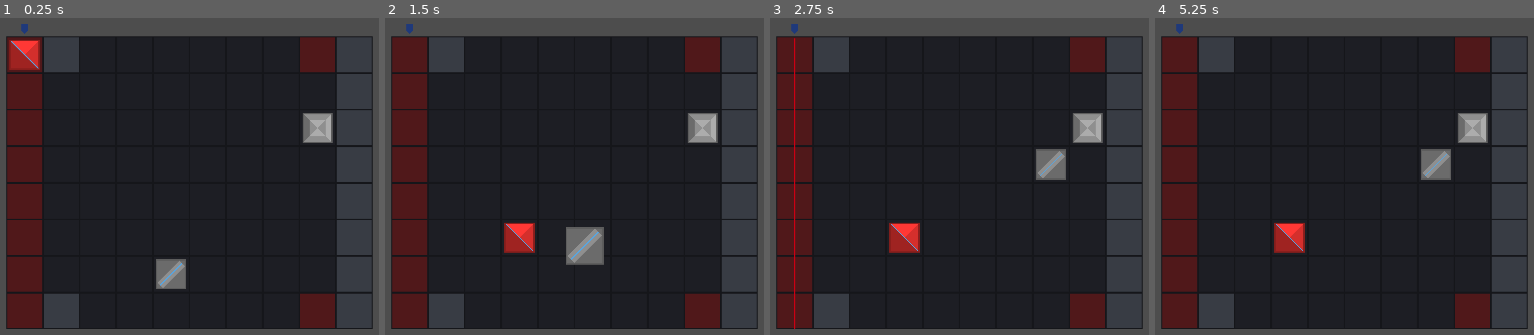
Above: before the commit, frames 1-4 (left to right).
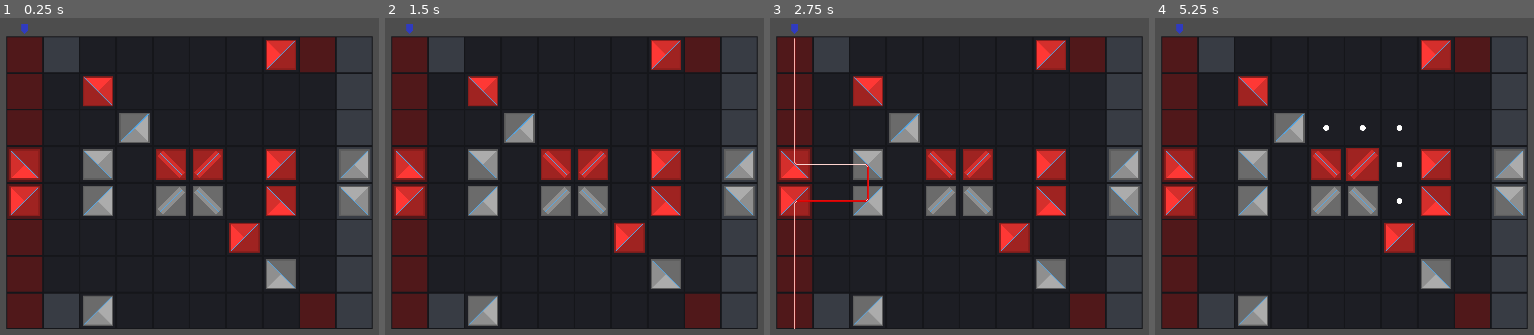
Above: after the commit, the same moments.

Repository: haykh/khet
Game: Godot game, scene res://world.tscn
Two runs of this game, one before a commit and one after it. Both use one fixed random seed, a clock stepped at 60 frames per second and the inputs below.
Inputs (mouse positions are in pixels of both pictures, inside the frame that each line leads up to):
- Up to frame 1 (0.25 s): no input
- Up to frame 2 (1.5 s): tap Enter at 0.5 s; drag from (411, 56) to (555, 274) at 0.52 s; tap Space (fire) at 1.25 s; drag from (555, 274) to (703, 128) at 1.27 s
- Up to frame 3 (2.75 s): hold Space (fire) from 2.03 s (still down); click (1088, 128) at 2.17 s
- Up to frame 4 (5.25 s): release Space (fire) at 2.75 s; tap Enter at 2.75, 4.25 s; drag from (1295, 265) to (1473, 128) at 2.77 s; tap Space (fire) at 3.5, 5 s; move the mouse to (outside the picture) at 3.52 s; hold Space (fire) 3.53-4.25 s; click (outside the picture) at 3.67 s; drag from (outside the picture) to (1473, 128) at 4.27 s; move the mouse to (1374, 173) at 5.02 s; hold Space (fire) from 5.03 s (still down); click (1374, 173) at 5.17 s

The runs differ from the first frame. In frame 1, 16% of the frame differs, in the area x 2-98%, y 1-98%; in frame 2, 17%; in frame 3, 16%; in frame 4, 16%.

Commit message:
legal_moves + better laser

Diff:
--- a/board/board.gd
+++ b/board/board.gd
@@ -10,6 +10,7 @@
 @export_group("Nodes")
 @export var board: BoardShape
 @export var board_tilemap : BoardTilemap
+@export var markers_container: Node2D
 @export var pieces_container: Node2D
 @export var lasers_container: Node2D
 
@@ -30,7 +31,9 @@
 # dragging functionality
 class DragState:
 	var piece: Piece = null
+	var original_coord := Vector2i(-1, -1)
 	var offset := Vector2.ZERO
+	var legal_moves: Array[Vector2i] = []
 
 var drag_state := DragState.new()
 
@@ -76,9 +79,13 @@
 	laser.rotation = (orientation as float) * PI / 2.0
 	lasers_container.add_child(laser)
 
-func spawn_piece(piece_type: Pieces.Type, piece_team: Pieces.Team, pos: Vector2i, orientation: int) -> void:
+func spawn_piece(piece_team: Pieces.Team, piece_type: Pieces.Type, pos: Vector2i, orientation: int) -> void:
+	for child in pieces_container.get_children():
+		if child is Piece:
+			var child_piece := child as Piece
+			assert (child_piece.coord != pos, "Location already occupied")
 	var piece := piece_scene.instantiate() as Piece
-	piece.initialize(self, piece_type, piece_team, pos, orientation, tile_size)
+	piece.initialize(self, piece_team, piece_type, pos, orientation, tile_size)
 	piece.position = cell_to_pixel(pos)
 	piece.rotation = (orientation as float) * PI / 2.0
 	piece.connect("sgnl_pickup", _on_piece_pickup)
@@ -92,28 +99,30 @@
 	z_index = 1
 	# add tiles
 	get_board_dimensions()
-	board.initialize(board_tilemap, Vector2(sx, sy), Vector2(nx, ny), tile_size, color_board, color_neutral, color_silver, color_red)
+	board.initialize(
+		markers_container,
+		board_tilemap,
+		Vector2(sx, sy),
+		Vector2(nx, ny),
+		tile_size,
+		color_board,
+		color_neutral,
+		color_silver,
+		color_red,
+	)
 
 	# add lasers
 	put_laser(Vector2i(0, 0), 1)
 
 	# add the pieces
-	spawn_piece(Pieces.Type.PYRAMID, Pieces.Team.RED, Vector2i(0, 0), 1)
-	spawn_piece(Pieces.Type.DJED, Pieces.Team.SILVER, Vector2i(4, 6), 0)
-	spawn_piece(Pieces.Type.OBELISK, Pieces.Team.SILVER, Vector2i(8, 2), 0)
+	Game.initialize(self, Game.StartingLayout.CLASSIC)
 
 func _input(event: InputEvent) -> void:
 	if drag_state.piece:
 		if event is InputEventMouseMotion:
 			var new_cell_coord := pixel_to_cell(get_global_mouse_position() + drag_state.offset)
-			if new_cell_coord != drag_state.piece.coord:
-				var occupied := false
-				for child in pieces_container.get_children():
-					if child is Piece and (child as Piece).coord == new_cell_coord:
-						occupied = true
-						break
-				if not occupied:
-					drag_state.piece.animate_to_pos(cell_to_pixel(new_cell_coord), new_cell_coord)
+			if new_cell_coord != drag_state.piece.coord and new_cell_coord in drag_state.legal_moves:
+				drag_state.piece.animate_to_pos(cell_to_pixel(new_cell_coord), new_cell_coord)
 		elif event is InputEventMouseButton:
 			var mouse_btn_event := event as InputEventMouseButton
 			if not mouse_btn_event.pressed and mouse_btn_event.button_index == MOUSE_BUTTON_LEFT:
@@ -123,16 +132,30 @@
 # signal callbacks
 func _on_piece_pickup(piece: Piece) -> void:
 	if drag_state.piece == null:
+		Input.set_default_cursor_shape(Input.CURSOR_DRAG)
 		drag_state.piece = piece
+		drag_state.original_coord = piece.coord
+		drag_state.legal_moves = Game.legal_moves(self, piece)
+		drag_state.offset = piece.position - get_global_mouse_position()
 		drag_state.piece.animate_pickup()
-		drag_state.offset = piece.position - get_global_mouse_position()
-		Input.set_default_cursor_shape(Input.CURSOR_DRAG)
+		for child in markers_container.get_children():
+			if child is MoveMarker:
+				var move_marker := child as MoveMarker
+				if move_marker.coord in drag_state.legal_moves:
+					move_marker.animate_activate()
 
 func _on_piece_drop() -> void:
+	Input.set_default_cursor_shape(Input.CURSOR_POINTING_HAND)
 	drag_state.piece.animate_drop()
 	drag_state.piece = null
+	drag_state.original_coord = Vector2i(-1, -1)
+	drag_state.legal_moves = []
 	drag_state.offset = Vector2.ZERO
-	Input.set_default_cursor_shape(Input.CURSOR_POINTING_HAND)
+	for child in markers_container.get_children():
+		if child is MoveMarker:
+			var move_marker := child as MoveMarker
+			if move_marker.active:
+				move_marker.animate_deactivate()
 
 func _on_piece_rotate(piece: Piece) -> void:
 	piece.animate_rotation(Global.Rotation.CLOCKWISE)
--- a/board/board.tscn
+++ b/board/board.tscn
@@ -4,12 +4,13 @@
 [ext_resource type="PackedScene" uid="uid://uo2mf18o5ikq" path="res://piece/piece.tscn" id="2_psm7c"]
 [ext_resource type="PackedScene" uid="uid://tvdthjhbujjk" path="res://laser/laser.tscn" id="3_8l818"]
 [ext_resource type="Script" uid="uid://5hngs1dtt6t4" path="res://board/board_tilemap.gd" id="4_eiwly"]
-[ext_resource type="Script" uid="uid://dexvnckc7eu7q" path="res://board/shape.gd" id="4_hecc7"]
+[ext_resource type="Script" uid="uid://dexvnckc7eu7q" path="res://board/board_shape.gd" id="4_hecc7"]
 
-[node name="Board" type="Node2D" node_paths=PackedStringArray("board", "board_tilemap", "pieces_container", "lasers_container")]
+[node name="Board" type="Node2D" node_paths=PackedStringArray("board", "board_tilemap", "markers_container", "pieces_container", "lasers_container")]
 script = ExtResource("1_p0ybc")
 board = NodePath("Shape")
 board_tilemap = NodePath("Shape/TileMapLayer")
+markers_container = NodePath("Markers")
 pieces_container = NodePath("Pieces")
 lasers_container = NodePath("Lasers")
 laser_scene = ExtResource("3_8l818")
@@ -17,12 +18,15 @@
 
 [node name="Shape" type="Polygon2D" parent="."]
 position = Vector2(984, 560)
+color = Color(0.16, 0.16, 0.16, 1)
 polygon = PackedVector2Array(-440, -352, -440, 352, 440, 352, 440, -352)
 script = ExtResource("4_hecc7")
 
 [node name="TileMapLayer" type="TileMapLayer" parent="Shape"]
 script = ExtResource("4_eiwly")
 
+[node name="Markers" type="Node2D" parent="."]
+
 [node name="Pieces" type="Node2D" parent="."]
 
 [node name="Lasers" type="Node2D" parent="."]
--- a/board/shape.gd
+++ b/board/board_shape.gd
@@ -2,6 +2,7 @@
 extends Polygon2D
 
 func initialize(
+	markers_container: Node2D,
 	tilemap: BoardTilemap,
 	extents: Vector2i,
 	dimensions: Vector2i,
@@ -21,6 +22,10 @@
 	for i in range(nx):
 		for j in range(ny):
 			tilemap.color_cell(Vector2i(i, j), color_neutral)
+			var marker := MoveMarker.new()
+			marker.initialize(Vector2i(i, j), tile_size)
+			markers_container.add_child(marker)
+	markers_container.position = position - (extents as Vector2) / 2.0
 	for j in range(ny):
 		tilemap.color_cell(Vector2i(0, j), new_color_red)
 		tilemap.color_cell(Vector2i(nx - 1, j), new_color_silver)
--- /dev/null
+++ b/board/move_marker.gd
@@ -0,0 +1,37 @@
+class_name MoveMarker
+extends Marker2D
+
+var coord: Vector2i
+var active: bool
+
+func initialize(crd: Vector2i, tile_size: Vector2) -> void:
+	coord = crd
+	active = false
+	z_index = 1
+	position = tile_size * Vector2((coord.x as float) + 0.5, (coord.y as float) + 0.5)
+	scale = Vector2(0.0, 0.0)
+	var circle_sprite := Sprite2D.new()
+	var radial_gradient := GradientTexture2D.new()
+	radial_gradient.set_fill(GradientTexture2D.FILL_RADIAL)
+	radial_gradient.set_fill_from(Vector2(0.5, 0.5))
+	radial_gradient.set_fill_to(Vector2(1.0, 0.5))
+	radial_gradient.gradient = Gradient.new()
+	radial_gradient.gradient.offsets = PackedFloat32Array([0.0, 0.95, 1.0])
+	radial_gradient.gradient.colors = PackedColorArray([Color.WHITE, Color.WHITE, Color(1.0, 1.0, 1.0, 0.0)])
+	radial_gradient.gradient.interpolation_mode = Gradient.GRADIENT_INTERPOLATE_LINEAR
+	circle_sprite.texture = radial_gradient
+	add_child(circle_sprite)
+
+# = = = = = = = = = = = = = = = =
+# tweens
+func animate_activate() -> void:
+	active = true
+	create_tween()\
+		.tween_property(self, "scale", Vector2(0.25, 0.25), 0.2)\
+		.set_trans(Tween.TRANS_EXPO).set_ease(Tween.EASE_OUT)
+
+func animate_deactivate() -> void:
+	active = false
+	create_tween()\
+		.tween_property(self, "scale", Vector2(0.0, 0.0), 0.2)\
+		.set_trans(Tween.TRANS_SINE).set_ease(Tween.EASE_OUT)
--- /dev/null
+++ b/game.gd
@@ -0,0 +1,62 @@
+class_name Game
+
+enum StartingLayout {
+	CLASSIC,
+}
+
+class PieceConfiguration:
+	var type: Pieces.Type
+	var coord: Vector2i
+	var orientation: int
+	func _init(typ: Pieces.Type, crd: Vector2i, ori: int) -> void:
+		self.type = typ
+		self.coord = crd
+		self.orientation = ori
+
+class PieceConfigurations:
+	var piece_configs: Array[PieceConfiguration]
+	func _init(pc_cfg: Array[PieceConfiguration]) -> void:
+		piece_configs = pc_cfg
+
+static var Layouts: Dictionary[StartingLayout, PieceConfigurations] = {
+	StartingLayout.CLASSIC: PieceConfigurations.new([
+		PieceConfiguration.new(Pieces.Type.PYRAMID, Vector2i(2, 7), 2),
+		PieceConfiguration.new(Pieces.Type.PYRAMID, Vector2i(2, 4), 2),
+		PieceConfiguration.new(Pieces.Type.PYRAMID, Vector2i(2, 3), 1),
+		PieceConfiguration.new(Pieces.Type.PYRAMID, Vector2i(3, 2), 2),
+		PieceConfiguration.new(Pieces.Type.PYRAMID, Vector2i(7, 6), 3),
+		PieceConfiguration.new(Pieces.Type.PYRAMID, Vector2i(9, 4), 1),
+		PieceConfiguration.new(Pieces.Type.PYRAMID, Vector2i(9, 3), 2),
+		PieceConfiguration.new(Pieces.Type.DJED, Vector2i(4, 4), 0),
+		PieceConfiguration.new(Pieces.Type.DJED, Vector2i(5, 4), 1),
+	])
+}
+
+static func initialize(board: Board, layout: StartingLayout) -> void:
+	assert (layout in Layouts, "Starting layout not supported")
+	for piece_config in Layouts[layout].piece_configs:
+		board.spawn_piece(Pieces.Team.SILVER, piece_config.type, piece_config.coord, piece_config.orientation)
+		board.spawn_piece(Pieces.Team.RED, piece_config.type, Vector2i(board.nx - 1, board.ny - 1) - piece_config.coord, (piece_config.orientation + 2) % 4)
+
+static func legal_moves(board: Board, piece: Piece) -> Array[Vector2i]:
+	var moves: Array[Vector2i] = []
+	for i in board.nx:
+		for j in board.ny:
+			if abs(i - piece.coord.x) <= 1 and abs(j - piece.coord.y) <= 1:
+				moves.append(Vector2i(i, j))
+	for child in board.pieces_container.get_children():
+		if child is Piece:
+			var other_piece := child as Piece
+			if other_piece != piece:
+				moves.erase(other_piece.coord)
+	if piece.team == Pieces.Team.RED:
+		moves.erase(Vector2i(1, 0))
+		moves.erase(Vector2i(1, board.ny - 1))
+		for j in board.ny:
+			moves.erase(Vector2i(board.nx - 1, j))
+	elif piece.team == Pieces.Team.SILVER:
+		moves.erase(Vector2i(board.nx - 2, 0))
+		moves.erase(Vector2i(board.nx - 2, board.ny - 1))
+		for j in board.ny:
+			moves.erase(Vector2i(0, j))
+	return moves
--- a/laser/laser.gd
+++ b/laser/laser.gd
@@ -1,12 +1,14 @@
 class_name Laser
-extends Node2D
+extends Polygon2D
 
 @export_group("Colors", "color_")
-@export_color_no_alpha var color_base := Color("#452a68")
-@export_color_no_alpha var color_laser := Color("#cc0013")
+@export_color_no_alpha var color_base := Color("#303bbf")
+@export_color_no_alpha var color_laser := Color("#e00000")
+@export_color_no_alpha var color_laser_highlight := Color("#ffdbd5")
 
 @export_group("Nodes")
 @export var beam: Line2D
+@export var beam_highlight: Line2D
 
 @export_group("Laser Beam", "beam_")
 @export var beam_max_steps := 100
@@ -27,10 +29,15 @@
 	active = false
 	coord = crd
 	orientation = ori
+	color = color_base
 	beam.z_index = 20
 	beam.width = 4
 	beam.default_color = color_laser
+	beam_highlight.z_index = 21
+	beam_highlight.width = 1.5
+	beam_highlight.default_color = color_laser_highlight
 	beam.clear_points()
+	beam_highlight.clear_points()
 
 func _input(event: InputEvent):
 	if event.is_action_pressed("fire"):
@@ -42,6 +49,7 @@
 
 func _draw() -> void:
 	beam.clear_points()
+	beam_highlight.clear_points()
 	if active:
 		var origin := board_ref.board_to_pixel((coord as Vector2) + Vector2(0.5, 0.5) - 0.45 * Global.Direction.vec2(orientation))
 		var dir := Global.Direction.vec2(orientation)
@@ -87,3 +95,4 @@
 					break
 		for p in points:
 			beam.add_point(beam.to_local(p))
+			beam_highlight.add_point(beam_highlight.to_local(p))
--- a/laser/laser.tscn
+++ b/laser/laser.tscn
@@ -2,10 +2,14 @@
 
 [ext_resource type="Script" uid="uid://dk5mwbmr05jrg" path="res://laser/laser.gd" id="1_fn5yt"]
 
-[node name="Laser" type="Polygon2D" node_paths=PackedStringArray("beam")]
-color = Color(0.1248, 0.22544, 0.48, 1)
+[node name="Laser" type="Polygon2D" node_paths=PackedStringArray("beam", "beam_highlight")]
 polygon = PackedVector2Array(-8, -8, 8, -8, 16, 0, 8, 8, -8, 8)
 script = ExtResource("1_fn5yt")
+color_laser = Color(0.87731, 0.000309962, 0.000170287, 1)
+color_laser_highlight = Color(1, 0.858192, 0.834241, 1)
 beam = NodePath("Beam")
+beam_highlight = NodePath("BeamHighlight")
 
 [node name="Beam" type="Line2D" parent="."]
+
+[node name="BeamHighlight" type="Line2D" parent="."]
--- a/piece/piece.gd
+++ b/piece/piece.gd
@@ -34,7 +34,7 @@
 
 # = = = = = = = = = = = = = = = =
 # utility functions
-func initialize(brd: Board, typ: Pieces.Type, tm: Pieces.Team, crd: Vector2i, ori: int, ts: Vector2) -> void:
+func initialize(brd: Board, tm: Pieces.Team, typ: Pieces.Type, crd: Vector2i, ori: int, ts: Vector2) -> void:
 	assert (typ != Pieces.Type.NONE, "Piece type is NONE")
 	assert (tm != Pieces.Team.NONE, "Piece team is NONE")
 	board_ref = brd
@@ -68,45 +68,45 @@
 # tweens
 func animate_pickup() -> void:
 	z_index = 11
-	var new_tween := create_tween()
-	new_tween.tween_property(self, "scale", Vector2(1.25, 1.25), 0.1)
-	new_tween.set_trans(Tween.TRANS_SINE).set_ease(Tween.EASE_OUT)
-	new_tween.finished.connect(
-		func():
-			state = Pieces.State.PICKED
-			sgnl_done_animating.emit()
+	create_tween()\
+		.tween_property(self, "scale", Vector2(1.25, 1.25), 0.25)\
+		.set_trans(Tween.TRANS_SINE).set_ease(Tween.EASE_OUT)\
+		.finished.connect(
+			func():
+				state = Pieces.State.PICKED
+				sgnl_done_animating.emit()
 	)
 
 func animate_drop() -> void:
 	z_index = 10
-	var new_tween := create_tween()
-	new_tween.tween_property(self, "scale", Vector2(1.0, 1.0), 0.1)
-	new_tween.set_trans(Tween.TRANS_SINE).set_ease(Tween.EASE_OUT)
-	new_tween.finished.connect(
-		func():
-			state = Pieces.State.IDLE
-			sgnl_done_animating.emit()
+	create_tween()\
+		.tween_property(self, "scale", Vector2(1.0, 1.0), 0.25)\
+		.set_trans(Tween.TRANS_ELASTIC).set_ease(Tween.EASE_OUT)\
+		.finished.connect(
+			func():
+				state = Pieces.State.IDLE
+				sgnl_done_animating.emit()
 	)
 
 func animate_to_pos(pixel_pos: Vector2, board_crd: Vector2i) -> void:
-	var new_tween := create_tween()
-	new_tween.tween_property(self, "position", pixel_pos, 0.1)
-	new_tween.set_trans(Tween.TRANS_SINE).set_ease(Tween.EASE_OUT)
-	new_tween.finished.connect(
-		func():
-			self.coord = board_crd
-			sgnl_done_animating.emit()
+	create_tween()\
+		.tween_property(self, "position", pixel_pos, 0.1)\
+		.set_trans(Tween.TRANS_SINE).set_ease(Tween.EASE_OUT)\
+		.finished.connect(
+			func():
+				self.coord = board_crd
+				sgnl_done_animating.emit()
 	)
 
 func animate_rotation(rot: Global.Rotation) -> void:
-	var new_tween := create_tween()
 	var new_orientation := orientation + (rot as int)
-	new_tween.tween_property(self, "rotation", (new_orientation as float) * PI / 2.0, 0.1)
-	new_tween.set_trans(Tween.TRANS_SINE).set_ease(Tween.EASE_OUT)
-	new_tween.finished.connect(
-		func():
-			self.orientation = new_orientation
-			sgnl_done_animating.emit()
+	create_tween()\
+		.tween_property(self, "rotation", (new_orientation as float) * PI / 2.0, 0.25)\
+		.set_trans(Tween.TRANS_SINE).set_ease(Tween.EASE_OUT)\
+		.finished.connect(
+			func():
+				self.orientation = new_orientation
+				sgnl_done_animating.emit()
 	)
 
 # = = = = = = = = = = = = = = = =
@@ -133,11 +133,9 @@
 func _on_mouse_entered() -> void:
 	if board_ref.drag_state.piece == null:
 		Input.set_default_cursor_shape(Input.CURSOR_POINTING_HAND)
-		#shape_polygon.modulate = Color(1.2, 1.2, 1.2)
 		sgnl_hovered.emit(self)
 
 func _on_mouse_exited() -> void:
 	if board_ref.drag_state.piece == null:
 		Input.set_default_cursor_shape(Input.CURSOR_ARROW)
-		#shape_polygon.modulate = Color.WHITE
 		sgnl_unhovered.emit(self)
Renamed: board/shape.gd.uid -> board/board_shape.gd.uid
Not shown, added: board/move_marker.gd.uid
Not shown, added: game.gd.uid
